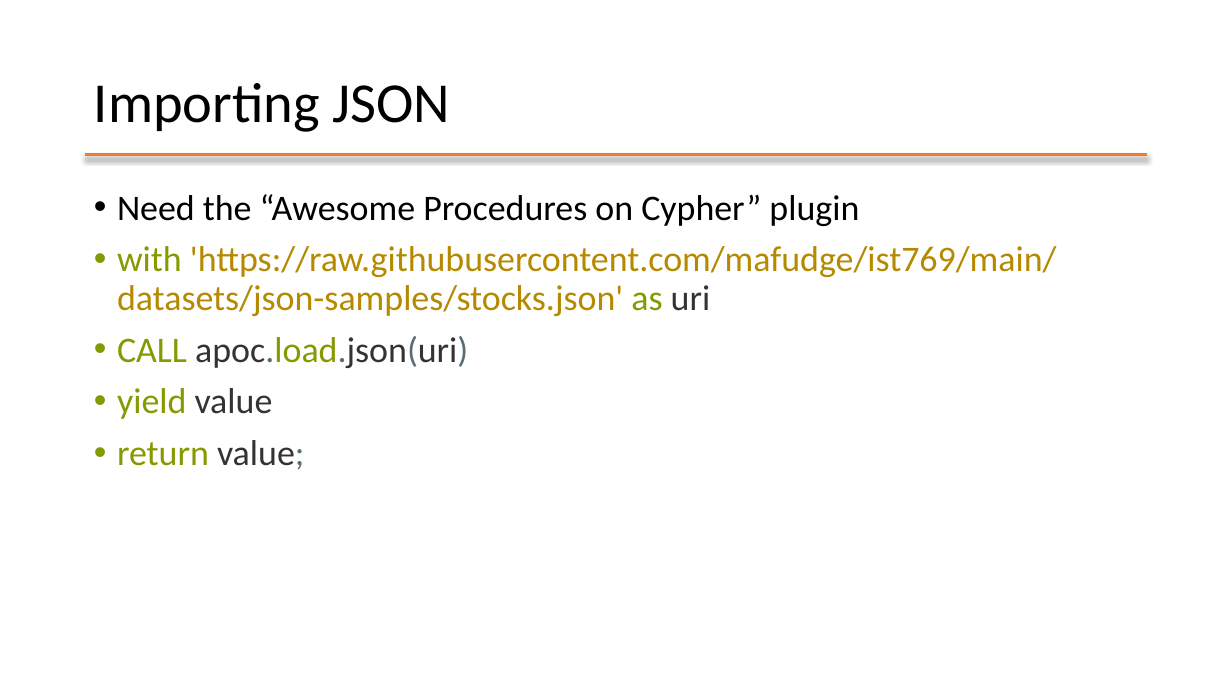
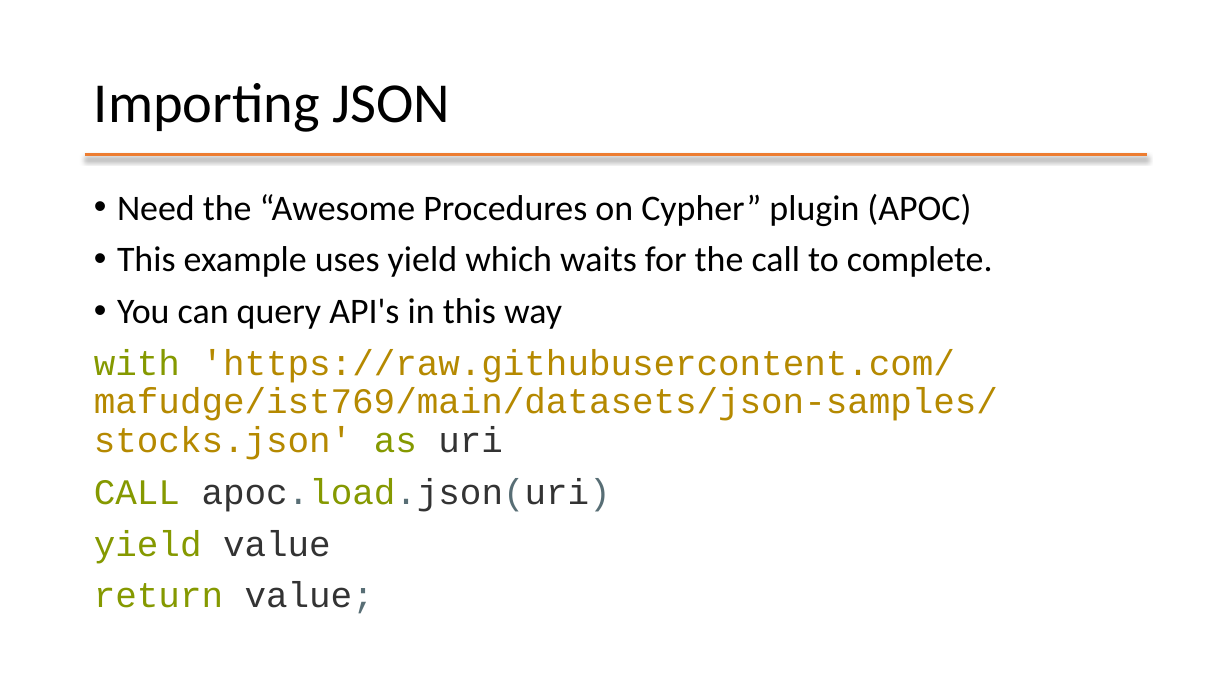
Before and after one commit to mafudge/ist769-old, a slide deck: slide 29 of content/I-Graph/I-Graph.pptx (slide 24 before the commit). Drawn at 1232x693 pixels with LibreOffice and Linux fonts; fonts in the diff are those of the drawing. Boxes give left, top, right and bottom in pixels: in the first picture for what was removed or moved away, otherwise in the second. Text is boxed around its words. In the diff, an @@ line names an element or a change of style, - is before the commit and + after.

```diff
--- a/content/I-Graph/I-Graph.pptx
+++ b/content/I-Graph/I-Graph.pptx
@@ text at [117, 194, 993, 329]: text changed @@
-• Need the “Awesome Procedures on Cypher” plugin
+• Need the “Awesome Procedures on Cypher” plugin (APOC)
+• This example uses yield which waits for the call to complete.
+• You can query API's in this way
@@ text at [94, 349, 998, 614]: font Calibri to Courier New in "with 'https://raw.githubusercontent.com/mafudge/ist769/main/ ...", "CALL apoc.load.json(uri)", "yield value", "return value;"; bullet • to none @@
```
Also in this commit, not shown: 7 other slides changed, 19 slides added, 9 slides removed, 4 other files.
